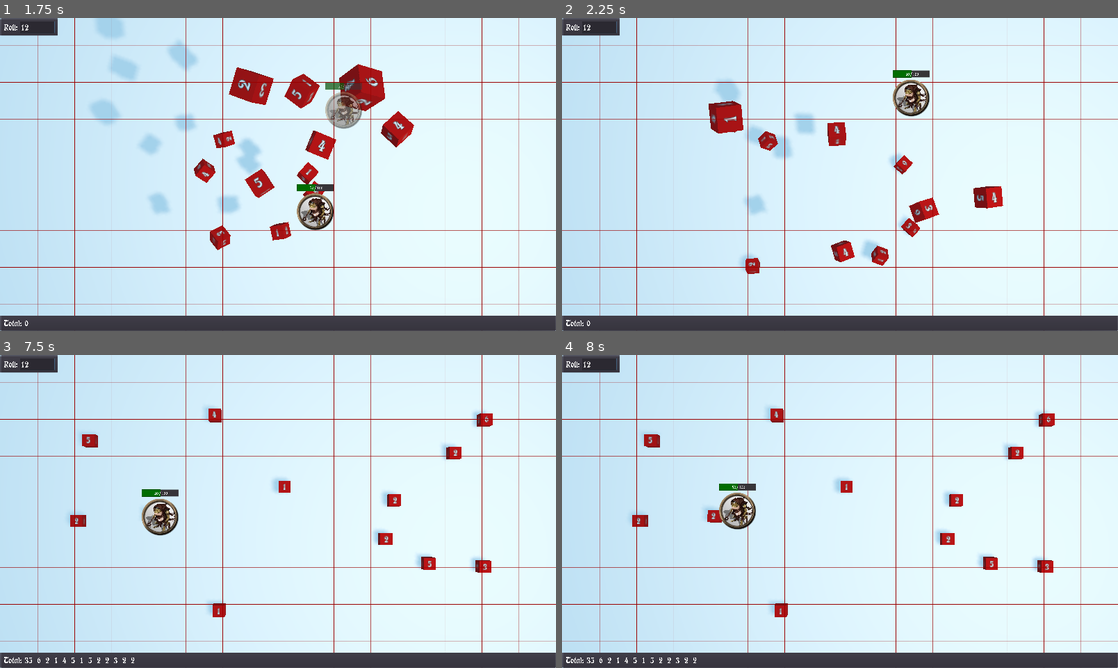
Above: before the commit, frames 1-4 (two rows, left to right).
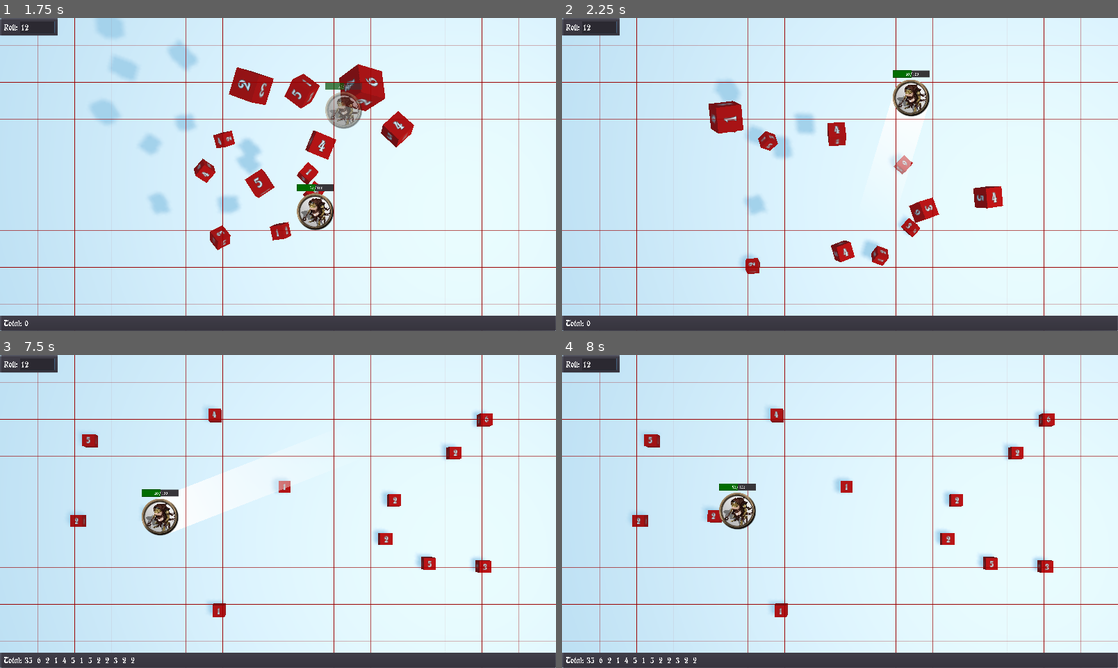
Above: after the commit, the same moments.

Repository: Rumpunzel/ze-people-wants-mapz
Game: Godot game, scene res://main.tscn
Same seed, same stepped clock (60 frames per second), same inputs: the game is played once before the commit and once after it.
Inputs (mouse positions are in pixels of both pictures, inside the frame that each line leads up to):
- Up to frame 1 (1.75 s): click (38, 27) at 0.52 s; type "12" at 0.6 s; tap Enter at 1.25 s; drag from (316, 212) to (333, 105) at 1.27 s
- Up to frame 2 (2.25 s): drag from (1006, 221) to (812, 237) at 2.02 s
- Up to frame 3 (7.5 s): move the mouse to (111, 464) at 2.77 s; click (111, 464) at 2.92 s; drag from (305, 511) to (111, 464) at 3.52 s; move the mouse to (194, 433) at 4.27 s; click (194, 433) at 4.42 s; drag from (400, 495) to (194, 433) at 5.02 s; move the mouse to (166, 527) at 5.77 s; click (166, 527) at 5.92 s; drag from (333, 442) to (166, 527) at 6.52 s; move the mouse to (250, 574) at 7.27 s; click (250, 574) at 7.42 s
- Up to frame 4 (8 s): no input

Frame 1 is identical in both runs. In frame 2, 0.2% of the frame differs, in the area x 58-66%, y 24-50%; in frame 3, 1.2%, in the area x 28-53%, y 37-58%; in frame 4, nothing differs.

Commit message:
added trail

Diff:
--- a/token.tscn
+++ b/token.tscn
@@ -6,9 +6,13 @@
 [ext_resource path="res://token.gd" type="Script" id=4]
 [ext_resource path="res://life_bar.gd" type="Script" id=5]
 [ext_resource path="res://fonts/rudelsberg/Rudelsberg.ttf" type="DynamicFontData" id=6]
+[ext_resource path="res://trail.gd" type="Script" id=7]
 
 [sub_resource type="CircleShape2D" id=1]
 radius = 128.0
+
+[sub_resource type="Gradient" id=6]
+colors = PoolColorArray( 1, 1, 1, 0, 1, 1, 1, 1 )
 
 [sub_resource type="DynamicFont" id=3]
 size = 32
@@ -33,6 +37,14 @@
 
 [node name="CollisionShape2D" type="CollisionShape2D" parent="."]
 shape = SubResource( 1 )
+
+[node name="Node" type="Node" parent="."]
+
+[node name="Trail" type="Line2D" parent="Node"]
+z_index = -10
+width = 256.0
+gradient = SubResource( 6 )
+script = ExtResource( 7 )
 
 [node name="Background" type="Sprite" parent="."]
 texture = ExtResource( 3 )
--- /dev/null
+++ b/trail.gd
@@ -0,0 +1,18 @@
+extends Line2D
+
+
+# Declare member variables here. Examples:
+# var a: int = 2
+# var b: String = "text"
+
+
+# Called when the node enters the scene tree for the first time.
+func _ready() -> void:
+	pass # Replace with function body.
+
+
+# Called every frame. 'delta' is the elapsed time since the previous frame.
+func _process(_delta: float) -> void:
+	add_point(owner.position)
+	if points.size() > 20:
+		remove_point(0)
Not shown: 1 places in token.tscn that only renumber resources
